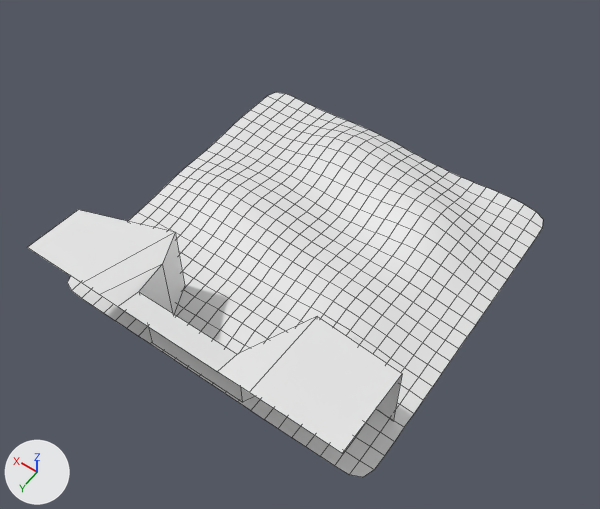
An edit to the FBX model Assets/modelos/player/juego propio .fbx, drawn before and after from the same camera.
Rendered twice from a 50 mm lens placed at (-381.0, 334.0, 859.0), pointed at (-9.0, -187.0, 40.0). Lighting does not change. The marker at lower left points along +X, +Y and +Z. Mesh edges are drawn as thin lines on the coarser meshes. Where no turn or scale is listed for an object, it has been applied to the vertices.

Objects in the first picture: 'Plano.001', 'Plano.002'.
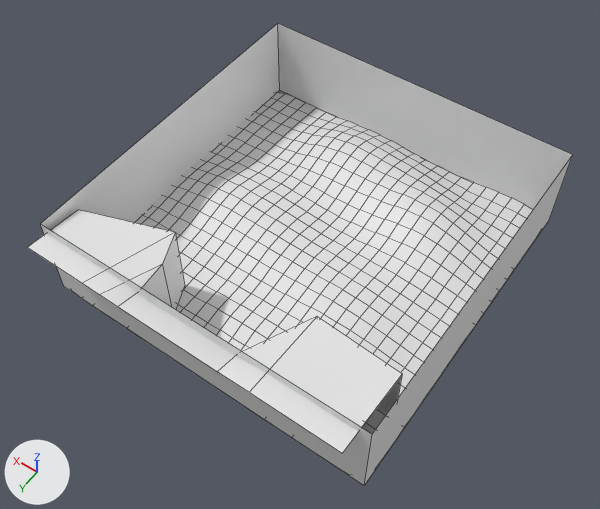
Pixel boxes [x1, y1, x2, y2] of what changed, in the pictures (600 x 509 px):
'Plano.003', added: after [40, 24, 572, 485]

The change, as a diff of the scene's bpy script:
```diff
--- a/Assets/modelos/player/juego propio .fbx.py
+++ b/Assets/modelos/player/juego propio .fbx.py
@@ me_plano @@
+me_plano.from_pydata([(-230.0, -230.0, 0.0), (223.0, -230.0, 0.0), (-230.0, 230.0, 0.0), (223.0, 230.0, 0.0), (-230.0, 230.0, 124.0), (-230.0, -230.0, 124.0), (223.0, -230.0, 124.0), (223.0, 230.0, 124.0)], [], [(1, 6, 7, 3), (2, 4, 5, 0), (3, 7, 4, 2), (0, 5, 6, 1)])
@@ ob_plano_003 @@
+ob_plano_003 = bpy.data.objects.new('Plano.003', me_plano)
+ob_plano_003.location = (0.0, -226.0, 0.0)
```
